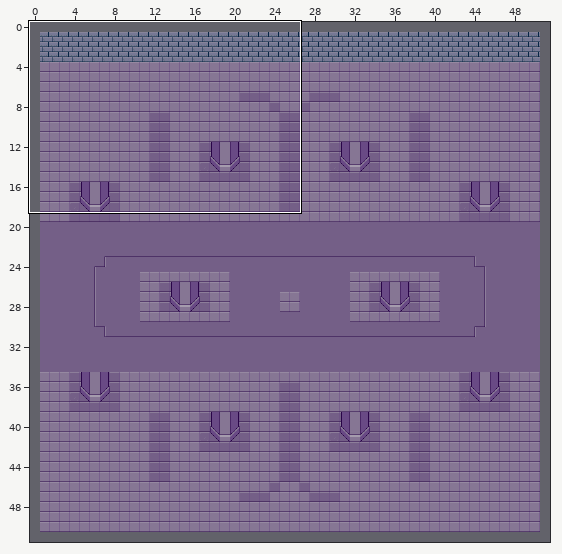
Two versions of a level (Tiled map, src/resources/boss1.tmx). The picture above shows the old version from afar; the outline marks the close-up.
Close-up. Before the commit:
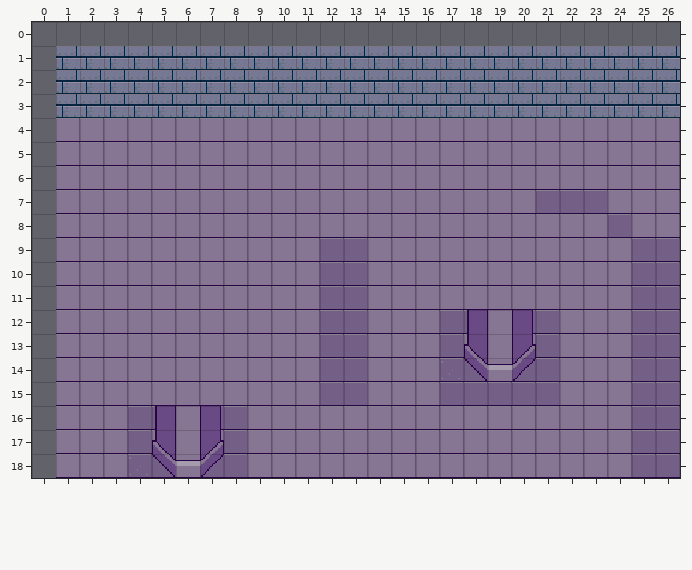
Cells are 16x16 px. Shown: x 0..26, y 0..18. The commit also changed other parts of the map, which this record leaves out.
Once edited:
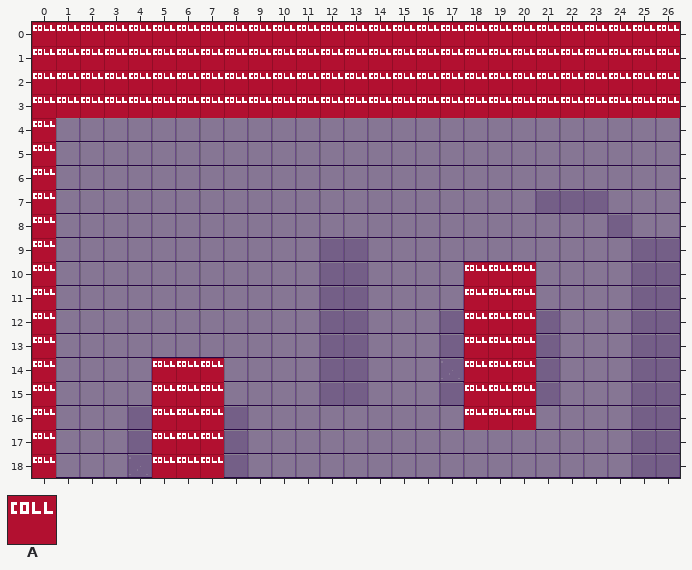
Key: from "background_tiles": A 64.
_ is an empty cell, . an unchanged one.
Tiles of an added or newly shown layer are drawn over the layers below it.
The exact change:
--- layer "bosscollision" (added)
@@ x 0..26 @@
- 0 ___________________________
- 1 ___________________________
- 2 ___________________________
- 3 ___________________________
- 4 _..........................
- 5 _..........................
- 6 _..........................
- 7 _..........................
- 8 _..........................
- 9 _..........................
-10 _.................___......
-11 _.................___......
-12 _.................___......
-13 _.................___......
-14 _....___..........___......
-15 _....___..........___......
-16 _....___..........___......
-17 _....___...................
-18 _....___...................
+ 0 AAAAAAAAAAAAAAAAAAAAAAAAAAA
+ 1 AAAAAAAAAAAAAAAAAAAAAAAAAAA
+ 2 AAAAAAAAAAAAAAAAAAAAAAAAAAA
+ 3 AAAAAAAAAAAAAAAAAAAAAAAAAAA
+ 4 A..........................
+ 5 A..........................
+ 6 A..........................
+ 7 A..........................
+ 8 A..........................
+ 9 A..........................
+10 A.................AAA......
+11 A.................AAA......
+12 A.................AAA......
+13 A.................AAA......
+14 A....AAA..........AAA......
+15 A....AAA..........AAA......
+16 A....AAA..........AAA......
+17 A....AAA...................
+18 A....AAA...................
Pixel boxes of the changes (left, top, right, bottom) in both close-ups:
added: (32, 22, 680, 478)
